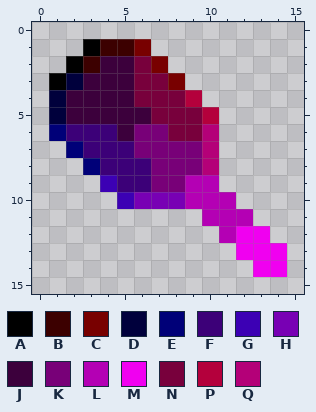
Pixel-art sprite -- assets/cubyz/tools/shover.png. That is the earlier state.
The file is 16x16 pixels.
Palette (. is transparent): A #000000  B #3c0000  C #780000  D #00003c  E #000078  F #3c0078  G #3c00b4  H #7800b4  J #3c003c  K #780078  L #b400b4  M #f000f0  N #78003c  P #b4003c  Q #b40078
Pixels before, first column x 1:
 1 ..ABBC........
 2 .ABJJNC.......
 3 ADJJJNNC......
 4 DJJJJNNNP.....
 5 DJJJJJNNNP....
 6 EFFFJKKNNQ....
 7 .EFFFKKKKQ....
 8 ..EFFFKKKQ....
 9 ...GFFKKLL....
10 ....GHHHLLL...
11 .........LLL..
12 ..........LMM.
13 ...........MMM
14 ............MM
After:
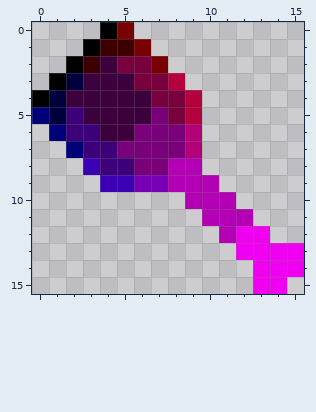
From old to new:
y 0: x 4..5 .. -> AC
y 2: x 5 J -> N
y 3: x 8 C -> P
y 4: x 0 . -> A; x 6 N -> J
y 5: x 0 . -> E; x 2 J -> F; x 7 N -> K; x 9..10 NP -> P.
y 6: x 4 F -> J; x 8..10 NNQ -> KQ.
y 7: x 5 F -> K; x 9..10 KQ -> Q.
y 8: x 3 E -> G; x 6 F -> K; x 8..10 KKQ -> LL.
y 9: x 5..8 FFKK -> GHHL
y 10: x 5..8 GHHH -> ....
y 13..14: x 15 . -> M
y 15: x 13..14 .. -> MM
